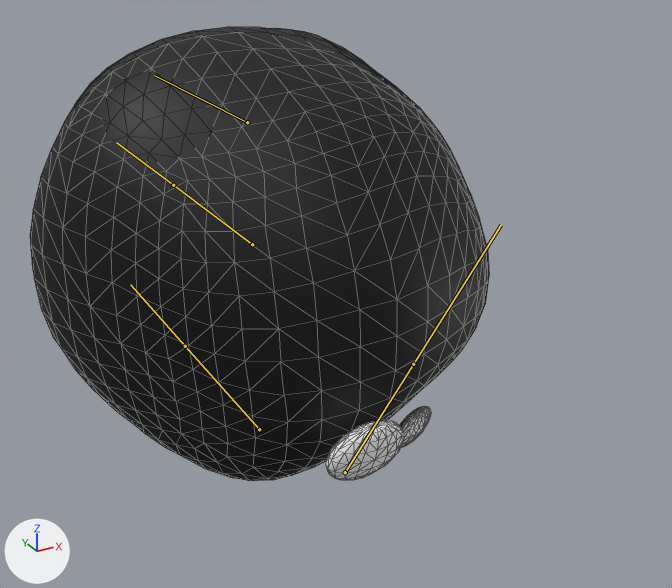
One commit to the FBX model Assets/3D/Characters/Blob/blob.fbx: the scene before it, then after it.
One viewpoint serves both versions: a camera (50 mm lens) standing at (-0.556, -1.288, 0.552) and looking at (0.045, -0.195, 0.005). Every picture has the same lights, and +X, +Y and +Z are marked at lower left. The bones that bend it are drawn over the model as lines. Mesh edges are drawn as thin lines.

In view in the first picture: 'Blob'.
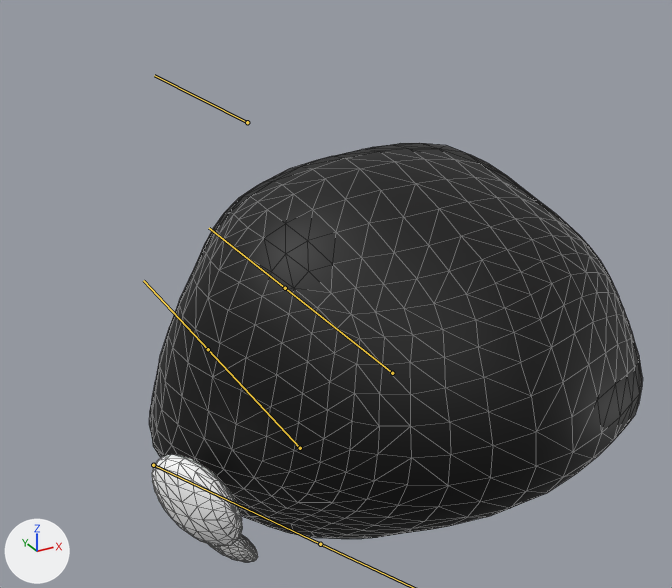
The newer file adds an action. The first version stands in its rest pose; the second is drawn at frame 31 of the action 'Armature|CannonIdle'.

The change, as JSON lines over the scene's bpy script:
```json
{"block": "bone_box002", "where": "bone_box002 = bpy.data.objects['Armature'].pose.bones['Box002']  # child of 'Box001'"}
{"op": "set", "path": "bone_box002.location", "old": "(0.0, 0.0, 0.0)", "new": "(-1.7, -44.9, -1.5)"}
{"op": "set", "path": "bone_box002.scale", "old": "(1.0, 1.0, 1.0)", "new": "(0.8, 0.8, 0.8)"}
{"block": "bone_box003", "where": "bone_box003 = bpy.data.objects['Armature'].pose.bones['Box003']  # child of 'Box001'"}
{"op": "set", "path": "bone_box003.location", "old": "(0.0, 0.0, 0.0)", "new": "(-3.1, -22.2, 9.9)"}
{"block": "bone_eyes", "where": "bone_eyes = bpy.data.objects['Armature'].pose.bones['Eyes']  # child of 'Box001'"}
{"op": "set", "path": "bone_eyes.location", "old": "(0.0, 0.0, 0.0)", "new": "(-36.9, 15.8, 1.2)"}
{"op": "set", "path": "bone_eyes.rotation_quaternion", "old": "(1.0, 0.0, 0.0, 0.0)", "new": "(0.764, 0.346, -0.394, -0.375)", "note": "degrees (0, 0, 0) -> degrees (61, -20, -64)"}
```

Changed parts and their boxes [x1, y1, x2, y2] in the pictures (672 x 588 px):
```json
{"object": "Blob", "change": "posed", "before": [30, 27, 489, 481], "after": [149, 143, 643, 562], "on screen": "8% wider, 8% shorter"}
{"bone": "Box002", "before": "(252, 244) to (173, 185)", "after": "(392, 373) to (285, 288)"}
{"bone": "Box003", "before": "(259, 429) to (185, 346)", "after": "(300, 448) to (208, 349)"}
{"bone": "Eyes", "before": "(345, 472) to (413, 364)", "after": "(153, 465) to (320, 544)"}
```
